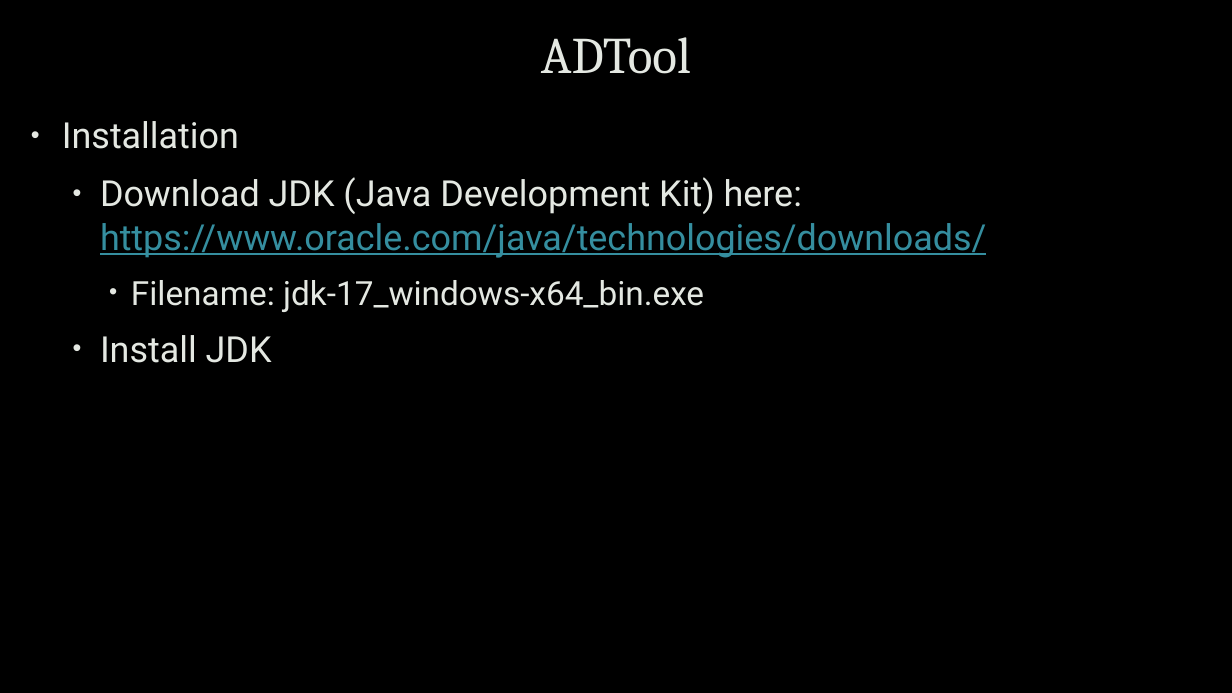
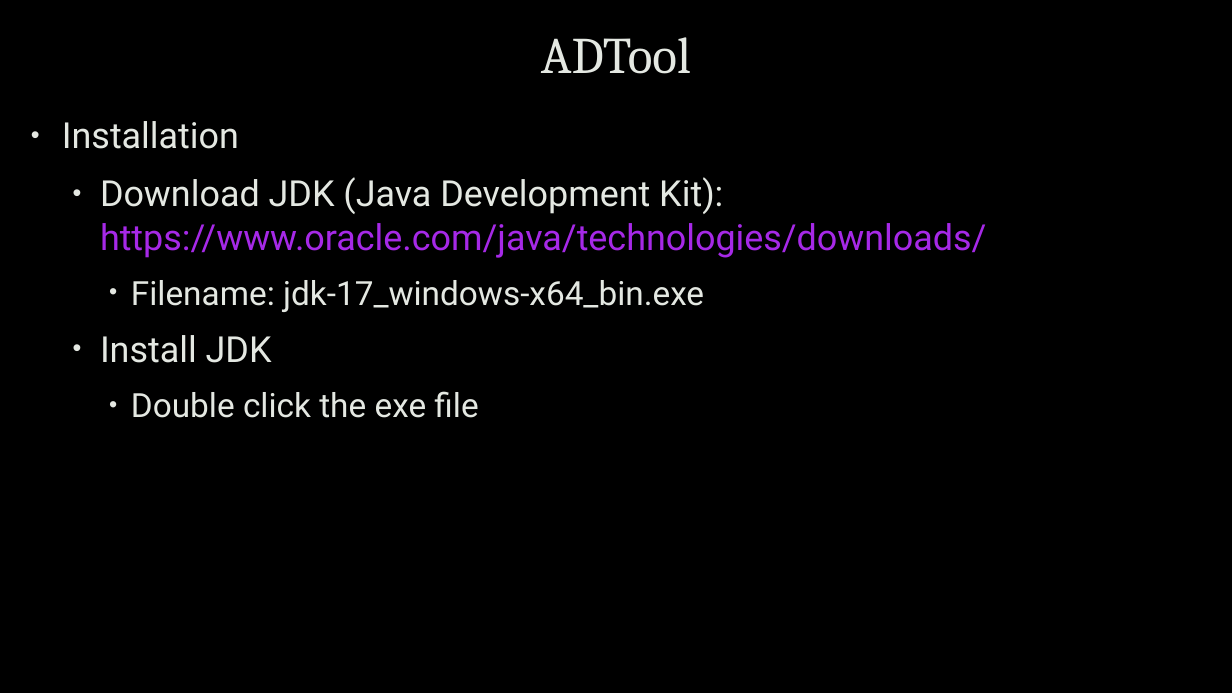
Before and after one commit to uwacyber/cits1003, a slide deck: slide 30 of cits1003-lecture_slides/CITS1003-7 Incidents-exercises.pptx (slide 29 before the commit). Drawn at 1232x693 pixels with LibreOffice and Linux fonts; fonts in the diff are those of the drawing; background and template pictures are left out. Boxes give left, top, right and bottom in pixels: in the first picture for what was removed or moved away, otherwise in the second. Text is boxed around its words. In the diff, an @@ line names an element or a change of style, - is before the commit and + after.

```diff
--- a/cits1003-lecture_slides/CITS1003-7 Incidents-exercises.pptx
+++ b/cits1003-lecture_slides/CITS1003-7 Incidents-exercises.pptx
@@ text at <box>100,177,986,258</box>: text changed; text colour #358E9F to #A629E7 @@
-  • Download JDK (Java Development Kit) here: https://www.oracle.com/java/technologies/downloads/
+  • Download JDK (Java Development Kit): https://www.oracle.com/java/technologies/downloads/
@@ text at <box>131,391,478,418</box>: paragraph added @@
+    • Double click the exe file
```
Also in this commit, not shown: 16 other slides changed, 10 slides added, 12 slides removed.
